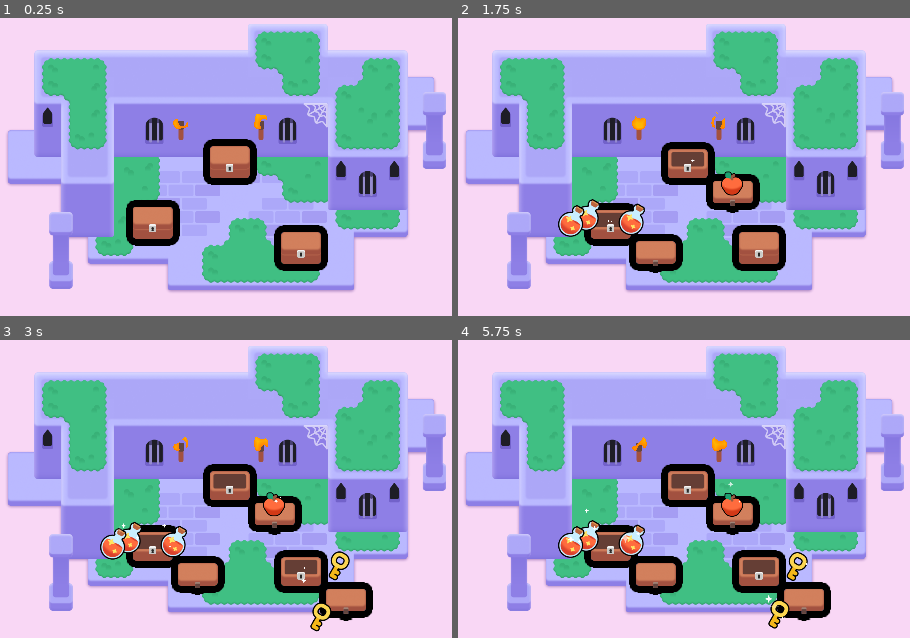
Above: before the commit, frames 1-4 (two rows, left to right).
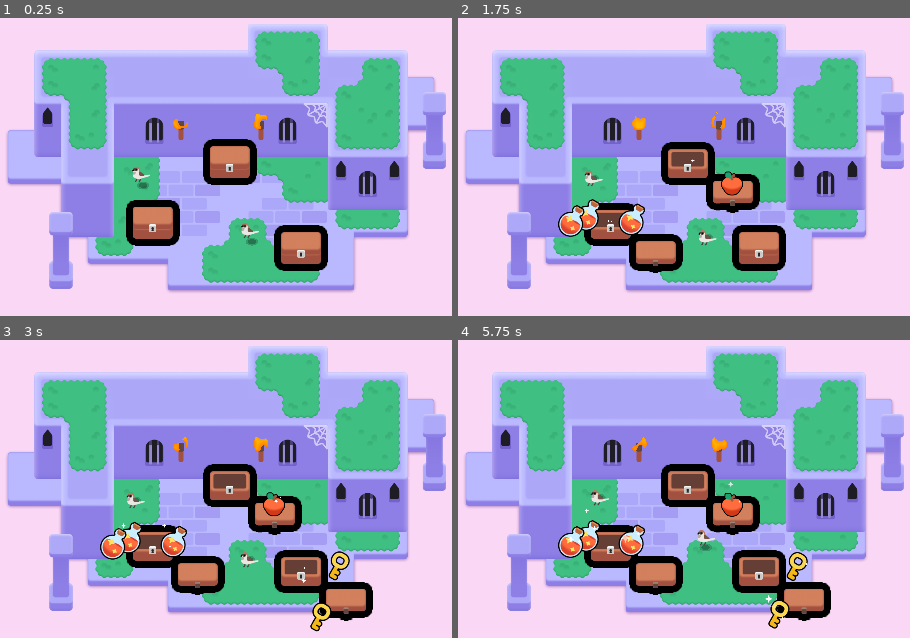
Above: after the commit, the same moments.

Repository: 707bremo/2d-GameDev-Course
Game: Godot game, scene res://lessons/mini_dungeon.tscn
Same seed, same stepped clock (60 frames per second), same inputs: the game is played once before the commit and once after it.
Inputs (mouse positions are in pixels of both pictures, inside the frame that each line leads up to):
- Up to frame 1 (0.25 s): no input
- Up to frame 2 (1.75 s): tap Enter at 0.5 s; drag from (688, 161) to (760, 247) at 0.52 s; drag from (611, 223) to (638, 265) at 1.27 s
- Up to frame 3 (3 s): move the mouse to (302, 569) at 2.02 s; hold D (move_right) 2.03-2.75 s; tap Z at 2.1 s; click (302, 569) at 2.17 s; drag from (180, 587) to (275, 503) at 2.77 s
- Up to frame 4 (5.75 s): move the mouse to (outside the picture) at 3.52 s; hold A (move_left) 3.53-4.25 s; hold Right mouse button (right_click) 3.53-4.25 s; click (outside the picture) at 3.67 s; tap Space at 3.77 s; drag from (outside the picture) to (611, 545) at 4.27 s; move the mouse to (720, 497) at 5.02 s; press the mouse at (720, 497) at 5.03 s; hold S (move_down) from 5.03 s (still down)

The runs differ from the first frame. In frame 1, 0.3% of the frame differs, in the area x 29-58%, y 50-77%; in frame 2, 0.2%; in frame 3, 0.2%; in frame 4, 0.3%.

Commit message:
M6 L8-L9 Reading and Experiments Completed
Putting some extra features on the dungeon scene. Added a bird that hops around, torches that turn on and turn off when clicked on, and collectibles that disappear when clicked on.

It was tough, reinforcing everything we learned, but a good challenge always gets us to think outside the box and try harder!

Diff:
--- a/06.looting_workbook/assets/torch/torch.gd
+++ b/06.looting_workbook/assets/torch/torch.gd
@@ -1,7 +1,23 @@
-extends Node2D
+extends Area2D
 
 @onready var flame: Sprite2D = $Flame
 
 func _ready() -> void:
 	# This parameter of the shader material gives each flame a slightly different look and randomized animation.
 	flame.material.set("shader_parameter/offset", global_position * 0.1)
+
+func _input_event(viewport: Node, event: InputEvent, shape_index: int):
+	var event_is_mouse_click: bool = (
+		event is InputEventMouseButton and
+		event.button_index == MOUSE_BUTTON_LEFT and
+		event.is_pressed()
+	)
+
+	if event_is_mouse_click:
+		toogle_flame_visibility()
+
+func toogle_flame_visibility() -> void:
+	if flame.visible:
+		flame.visible = false
+	else:
+		flame.visible = true
--- a/06.looting_workbook/assets/torch/torch.tscn
+++ b/06.looting_workbook/assets/torch/torch.tscn
@@ -28,7 +28,10 @@
 shader_parameter/noise_sampler = SubResource("NoiseTexture2D_1dd3t")
 shader_parameter/flame_gradient = SubResource("GradientTexture1D_cnwig")
 
-[node name="Torch" type="Node2D"]
+[sub_resource type="CapsuleShape2D" id="CapsuleShape2D_ij3g2"]
+height = 50.0
+
+[node name="Torch" type="Area2D"]
 script = ExtResource("1_8rman")
 
 [node name="TorchBody" type="Sprite2D" parent="."]
@@ -40,3 +43,7 @@
 position = Vector2(0, -30)
 scale = Vector2(0.28038, 0.28038)
 texture = ExtResource("3_5oi5q")
+
+[node name="CollisionShape2D" type="CollisionShape2D" parent="."]
+position = Vector2(0.5, 0)
+shape = SubResource("CapsuleShape2D_ij3g2")
--- a/06.looting_workbook/lessons/chest/chest.tscn
+++ b/06.looting_workbook/lessons/chest/chest.tscn
@@ -73,6 +73,7 @@
 
 [node name="Top" type="Sprite2D" parent="CanvasGroup"]
 position = Vector2(0, -44)
+rotation = -0.00219136
 texture = ExtResource("2_pmivn")
 
 [node name="Lock" type="Sprite2D" parent="CanvasGroup"]
--- a/06.looting_workbook/lessons/items/item.gd
+++ b/06.looting_workbook/lessons/items/item.gd
@@ -17,3 +17,16 @@
 	sprite_2d.position = -1.0 * position_offset
 	tween.tween_property(sprite_2d, "position", position_offset, duration)
 	tween.tween_property(sprite_2d, "position",  -1.0 * position_offset, duration)
+
+func _input_event(viewport: Node, event: InputEvent, shape_index: int):
+	var event_is_mouse_click: bool = (
+		event is InputEventMouseButton and
+		event.button_index == MOUSE_BUTTON_LEFT and
+		event.is_pressed()
+	)
+
+	if event_is_mouse_click:
+		var tween := create_tween()
+		tween.set_trans(Tween.TRANS_CUBIC).set_ease(Tween.EASE_OUT)
+		tween.tween_property(self, "scale", Vector2(0.0, 0.0), 0.3)
+		tween.finished.connect(queue_free)
--- a/06.looting_workbook/lessons/mini_dungeon.tscn
+++ b/06.looting_workbook/lessons/mini_dungeon.tscn
@@ -7,6 +7,7 @@
 [ext_resource type="Texture2D" uid="uid://l0y1k1obencd" path="res://assets/dungeon/spider_web.png" id="5_ywba7"]
 [ext_resource type="PackedScene" uid="uid://eundh35r605v" path="res://assets/torch/torch.tscn" id="6_fokey"]
 [ext_resource type="PackedScene" uid="uid://b50m36hpg0e0" path="res://lessons/chest/chest.tscn" id="7_c3ct7"]
+[ext_resource type="PackedScene" uid="uid://cf26mt4gr1erw" path="res://sparrow.tscn" id="8_tkfs5"]
 
 [sub_resource type="TileSetAtlasSource" id="TileSetAtlasSource_6s4s5"]
 texture = ExtResource("1_sym7n")
@@ -331,3 +332,9 @@
 
 [node name="Chest3" parent="." instance=ExtResource("7_c3ct7")]
 position = Vector2(768, 446)
+
+[node name="Sparrow" parent="." instance=ExtResource("8_tkfs5")]
+position = Vector2(644, 368)
+
+[node name="Sparrow2" parent="." instance=ExtResource("8_tkfs5")]
+position = Vector2(383, 233)
--- /dev/null
+++ b/06.looting_workbook/sparrow.gd
@@ -0,0 +1,49 @@
+extends Node2D
+
+# Setup basic nodes for the bird scene, including Sprite1, Sprite2 (AKA: Shadow), and the timer.
+# Hold shift and click top Sprite node, then timer node, then drag and hold CMD before releasing.
+@onready var sprite_2d: Sprite2D = $Sprite2D
+@onready var shadow: Sprite2D = $Shadow
+@onready var hop_timer: Timer = $HopTimer
+
+func _ready() -> void:
+# We must make the wait time of the timer random, or bird(s) would jump at the same time.
+	hop_timer.wait_time = randf_range(1.0, 3.0)
+	hop_timer.timeout.connect(_animate_one_hop)
+	hop_timer.start()
+
+# Create a animate one hop function following the ready() function.
+# This function works around with the timeout signal (As seen in its parameter)
+func _animate_one_hop() -> void:
+
+# During the hop, it is calulated midway so that the jump patterns are random for each bird.
+	const HOP_DURATION := 0.25
+	const HALF_HOP_DURATION := HOP_DURATION / 2.0
+
+# Demonstrate random directions and landing spots for the bird.
+	var random_direction := Vector2(1.0, 0.0).rotated(randf() * 2.0 * PI)
+	var land_position := random_direction * randf_range(0.0, 30.0)
+
+# We must animate both the hop and shadow at the same time using tweens (Refer back to Tween in the API to understand what to use)
+	var tween := create_tween().set_parallel()
+	tween.tween_property(sprite_2d, "position:x", land_position.x, HOP_DURATION)
+	tween.tween_property(shadow, "position", land_position, HOP_DURATION)
+
+# Using tweens again, animate its up and down hop movement.
+	tween = create_tween()
+
+# Now use the properties we utilized in the lessons (You can refer to the API for futher guidance)
+	tween.set_trans(Tween.TRANS_QUAD)
+	tween.set_ease(Tween.EASE_OUT)
+	const JUMP_HEIGHT := 16.0
+
+# Jump can go up and down using these properties.
+	tween.tween_property(sprite_2d, "position:y", land_position.y - JUMP_HEIGHT, HALF_HOP_DURATION)
+	tween.set_ease(Tween.EASE_IN)
+	tween.tween_property(sprite_2d, "position:y", land_position.y, HALF_HOP_DURATION)
+
+# This timer's activation duration is randomized through a 1-3 second variation.
+	hop_timer.wait_time = randf_range(1.0, 3.0)
+
+#In lessons 7-8, we learned about the finished signal. This stops the animations and restarts the timer so that the hop animation plays all over again.
+	tween.finished.connect(hop_timer.start)
--- /dev/null
+++ b/06.looting_workbook/sparrow.tscn
@@ -0,0 +1,17 @@
+[gd_scene load_steps=4 format=3 uid="uid://cf26mt4gr1erw"]
+
+[ext_resource type="Texture2D" uid="uid://bwhshkk62k3bh" path="res://assets/bird/sparrow.png" id="1_uqn21"]
+[ext_resource type="Script" path="res://sparrow.gd" id="1_vwkuo"]
+[ext_resource type="PackedScene" uid="uid://dnetm54guji21" path="res://assets/bird/shadow.tscn" id="2_cycjk"]
+
+[node name="Sparrow" type="Node2D"]
+script = ExtResource("1_vwkuo")
+
+[node name="Sprite2D" type="Sprite2D" parent="."]
+texture = ExtResource("1_uqn21")
+
+[node name="Shadow" parent="." instance=ExtResource("2_cycjk")]
+position = Vector2(6, 27)
+
+[node name="HopTimer" type="Timer" parent="."]
+one_shot = true
Not shown: 1 places in 06.looting_workbook/assets/torch/torch.tscn that only renumber resources
Not shown: 1 places in 06.looting_workbook/lessons/mini_dungeon.tscn that only renumber resources
